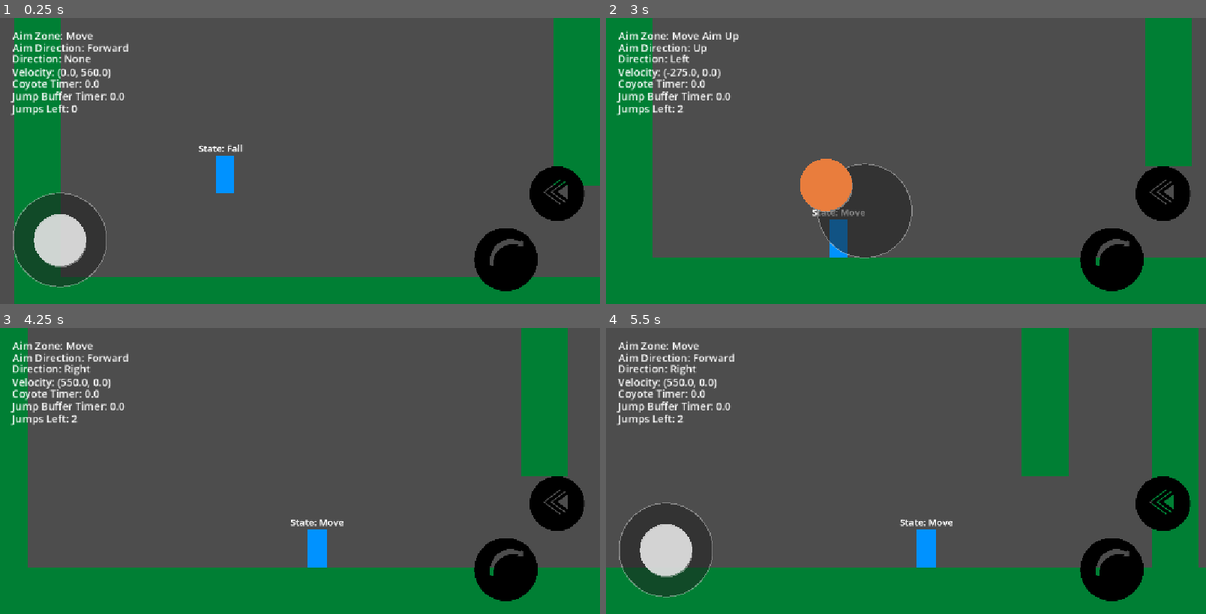
Above: before the commit, frames 1-4 (two rows, left to right).
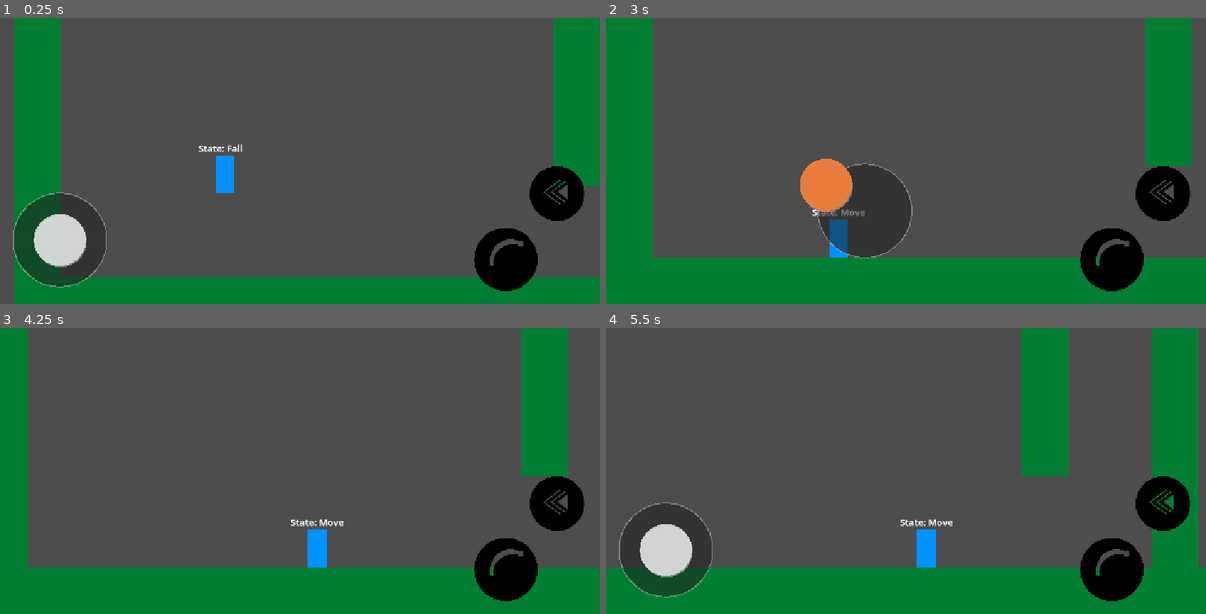
Above: after the commit, the same moments.

Repository: Mrdarx444/Veinbreaker
Game: Godot game, scene res://source/test/world.tscn
The game is run twice, just before and just after one commit, with the same random seed, the same clock (stepped at 60 frames per second) and the same inputs.
Inputs (mouse positions are in pixels of both pictures, inside the frame that each line leads up to):
- Up to frame 1 (0.25 s): no input
- Up to frame 2 (3 s): tap Enter at 0.5 s; move the mouse to (1038, 146) at 0.52 s; hold D (Right) 0.53-1.25 s; hold Space (Jump) 0.53-1.25 s; click (1038, 146) at 0.67 s; drag from (786, 175) to (876, 218) at 1.27 s; move the mouse to (966, 98) at 2.02 s; hold A (Left) 2.03-2.75 s; hold Space (Jump) 2.03-2.75 s; drag from (876, 218) to (726, 118) at 2.77 s
- Up to frame 3 (4.25 s): tap Space (Jump) at 3.5 s; move the mouse to (480, 513) at 3.52 s; hold D (Right) from 3.53 s (still down); hold Space (Jump) from 3.53 s (still down)
- Up to frame 4 (5.5 s): release D (Right) at 4.25 s; release Space (Jump) at 4.25 s; drag from (726, 428) to (816, 399) at 4.27 s; move the mouse to (936, 471) at 5.02 s; hold D (Right) from 5.03 s (still down); hold Space (Jump) from 5.03 s (still down); click (936, 471) at 5.17 s

The runs differ from the first frame. In frame 1, 1.6% of the frame differs, in the area x 1-22%, y 4-35%; in frame 2, 1.6%; in frame 3, 1.6%; in frame 4, 1.6%.

Commit message:
Modify Forced Fall Conditons / Modify test World

Diff:
--- a/source/scripts/Player/States/fall_state.gd
+++ b/source/scripts/Player/States/fall_state.gd
@@ -7,8 +7,9 @@
 	movement_handle(delta, player)
 	if Input.is_action_just_pressed("Jump"):
 		if (
-			player.joystick.current_zone == player.joystick.AimZone.AIM_DOWN_IDLE and
-			player.forced_fall_raycast.is_colliding()
+			player.joystick.aim_direction == player.joystick.AimDirection.DOWN and
+			player.forced_fall_raycast.is_colliding() and
+			player.can_forced_fall
 		):
 			forced_fall = true
 		else :
@@ -39,7 +40,14 @@
 	if Input.is_action_just_pressed("Jump") and player.can_jump and player.left_jumps > 0:
 		if !player.coyote_timer.is_stopped():
 			return &"Jump"
-		if player.can_double_jump and player.left_jumps > 0 and !(player.joystick.current_zone == player.joystick.AimZone.AIM_DOWN_IDLE):
+		if (
+			player.can_double_jump and
+			player.left_jumps > 0 and
+			(
+				(player.can_forced_fall and !(player.joystick.aim_direction == player.joystick.AimDirection.DOWN)) or
+				!player.can_forced_fall
+			)
+		):
 			return &"Jump"
 	if can_wall_slide(player):
 		return &"WallSlide"
--- a/source/scripts/Player/player.gd
+++ b/source/scripts/Player/player.gd
@@ -36,6 +36,7 @@
 @export var can_wall_jump: bool = true
 @export var can_double_jump: bool = true
 @export var can_dash: bool = true
+@export var can_forced_fall: bool = true
 
 # Nodes
 @onready var joystick: PlayerAimComponent = $Components/PlayerAimComponent
@@ -49,7 +50,7 @@
 @onready var dash_cooldown_timer: Timer = $Timers/DashCooldown
 
 # Debugging
-const DEBUG_MODE: bool = true
+const DEBUG_MODE: bool = false
 @onready var debug_labels_container: Control = $HUD/Debug
 @onready var zone_label: Label = $HUD/Debug/Zone
 @onready var direction_label: Label = $HUD/Debug/Direction
--- a/source/test/world.tscn
+++ b/source/test/world.tscn
@@ -44,7 +44,7 @@
 shape = SubResource("RectangleShape2D_dihab")
 
 [node name="Wall1" type="StaticBody2D" parent="." unique_id=718185708]
-position = Vector2(768, -96)
+position = Vector2(768, -95)
 metadata/_edit_group_ = true
 
 [node name="ColorRect" type="ColorRect" parent="Wall1" unique_id=615603583]
@@ -137,25 +137,6 @@
 
 [node name="Player" parent="." unique_id=1568325260 instance=ExtResource("1_4loxo")]
 position = Vector2(-776, -2)
-speed = null
-aiming_slowdown_ratio = null
-max_fall_speed = null
-forced_fall_velocity = null
-can_jump = null
-jump_velocity = null
-max_jumps = null
-jump_cut_mult = null
-coyote_time = null
-jump_buffer_time = null
-can_wall_slide = null
-wall_slide_coefficient = null
-wall_jump_velocity_x = null
-can_dash = null
-is_dashing = null
-dash_velocity = null
-dash_time = null
-dash_cooldown_time = null
-dash_gravity_coefficient = null
 
 [node name="LevelCamera" type="Camera2D" parent="." unique_id=893587825]
 visible = false
